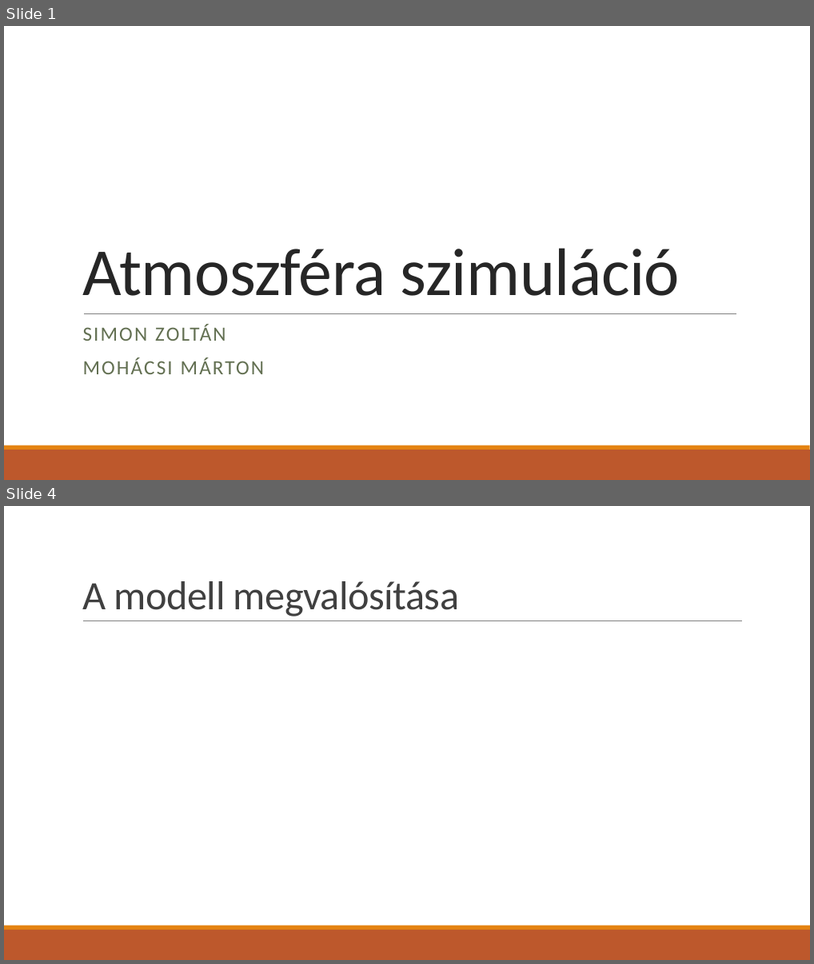
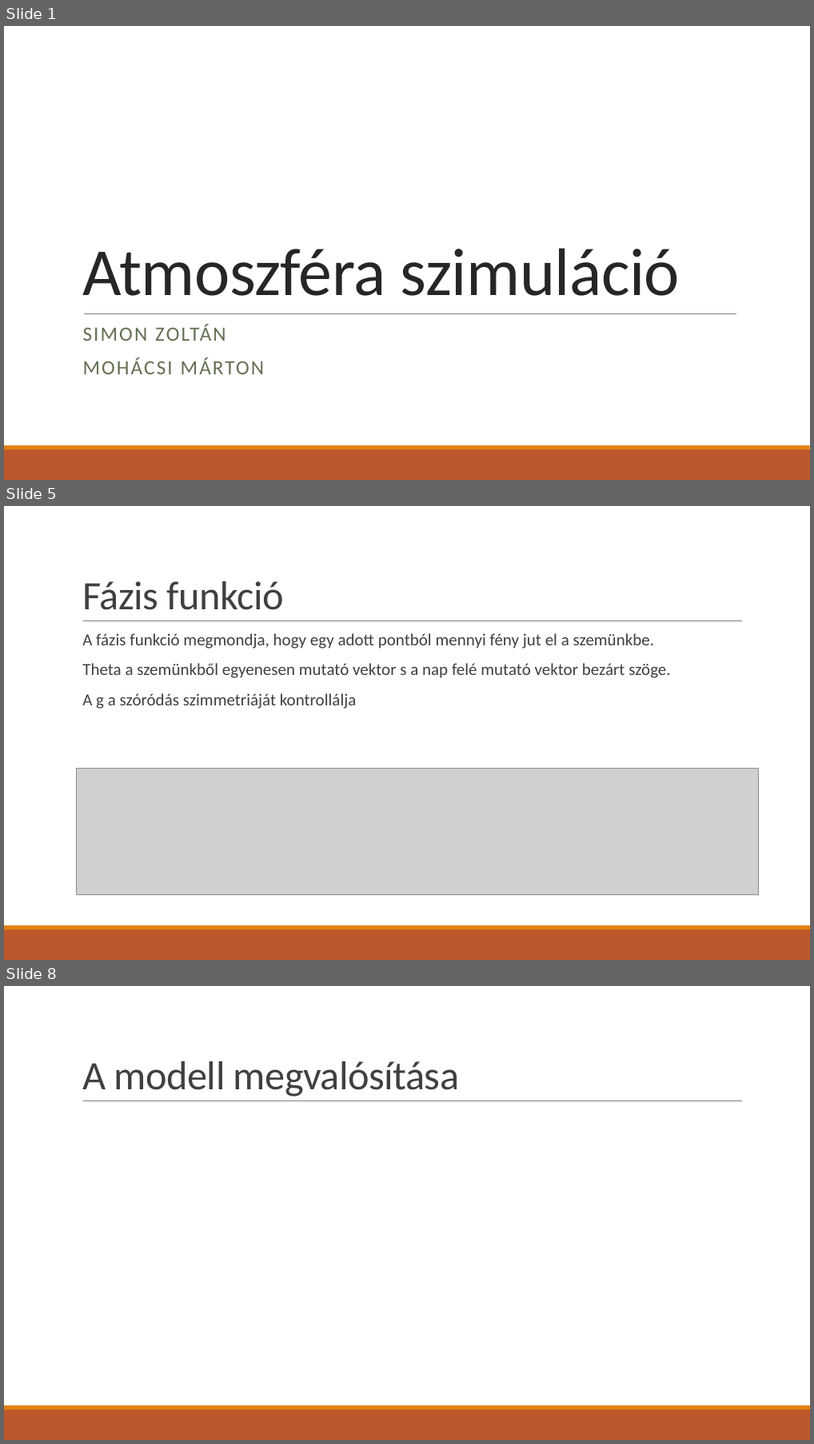
Before and after one commit to TheFlyingPiano99/AtmosphereSimulation, a slide deck: Docs/ppt/Atmoszféra szimuláció.pptx. Shown one above the other, each under a label of ours: slides 1 and 4 before the commit, slides 1, 5 and 8 after it; the slides between them are not shown. The pictures are 814x964 and 814x1444 pixels, drawn with LibreOffice and Linux fonts; fonts in the diff are those of the drawing; grey boxes stand for pictures. Boxes give left, top, right and bottom in pixels: in the first picture for what was removed or moved away, otherwise in the second. Text is boxed around its words. In the diff, an @@ line names an element or a change of style, - is before the commit and + after.

```diff
--- a/Docs/ppt/Atmoszféra szimuláció.pptx
+++ b/Docs/ppt/Atmoszféra szimuláció.pptx
@@ slide 5 added at (4,506,810,960), background #FFFFFF; not listed: 3 template elements that a slide beside it also shows @@
@@ title added at (82,581,284,610), 48 pt, text #404040 @@
+Fázis funkció
@@ text added at (82,633,670,708), 20 pt, text #404040 @@
+  A fázis funkció megmondja, hogy egy adott pontból mennyi fény jut el a szemünkbe.
+  Theta a szemünkből egyenesen mutató vektor s a nap felé mutató vektor bezárt szöge.
+  A g a szóródás szimmetriáját kontrollálja
@@ picture added at (77,768,759,894) @@
@@ what was slide 4 is now slide 8 @@
```
Also in this commit, not shown: 1 slide changed, 4 other slides added, 1 slide removed.
